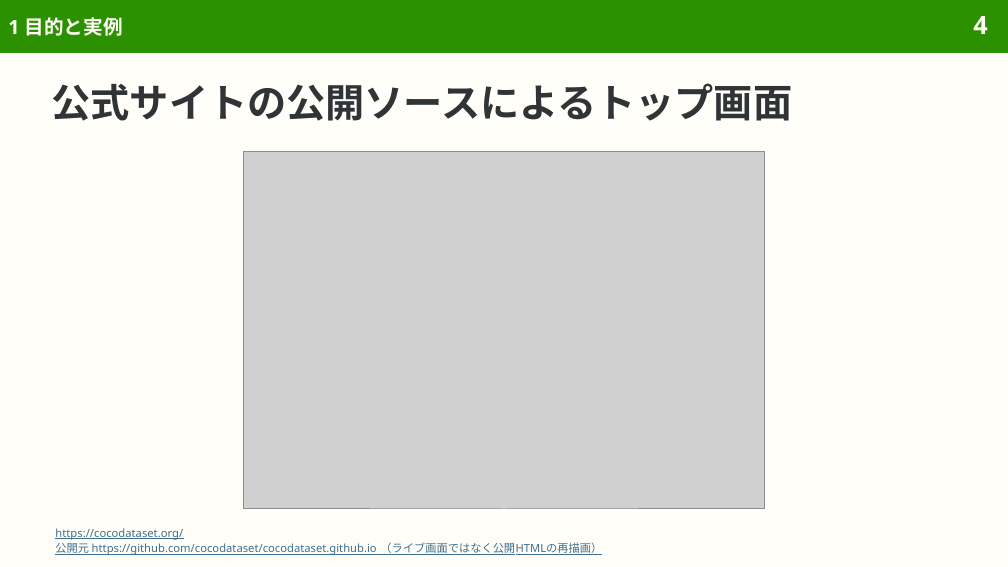
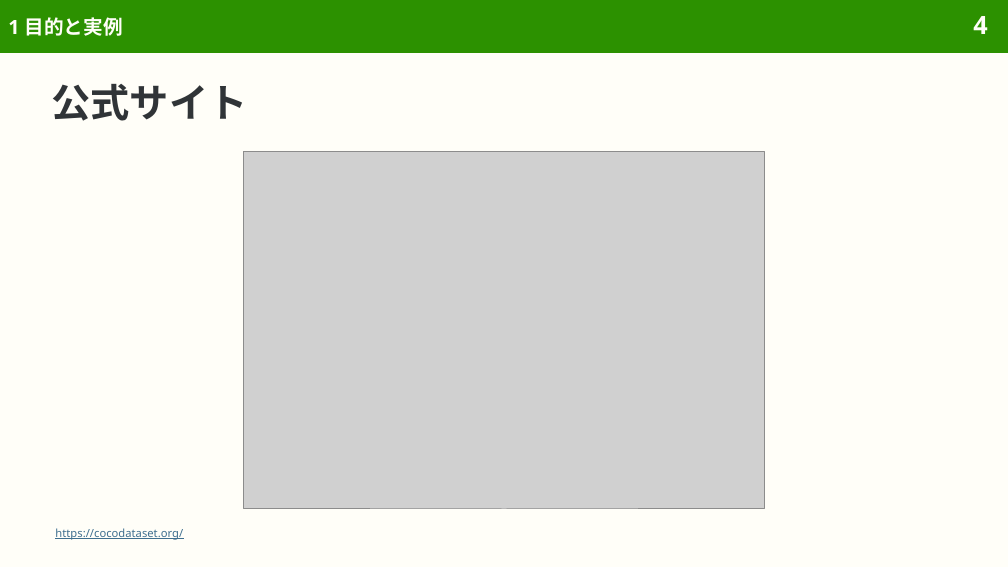
Before and after one commit to sasakiy84/datasets-in-10-minutes, a slide deck: slide 4 of slides/datasets-in-10-minutes-coco.pptx. Drawn at 1008x567 pixels with LibreOffice and Linux fonts; fonts in the diff are those of the drawing; grey boxes stand for pictures. Boxes give left, top, right and bottom in pixels: in the first picture for what was removed or moved away, otherwise in the second. Text is boxed around its words. In the diff, an @@ line names an element or a change of style, - is before the commit and + after.

```diff
--- a/slides/datasets-in-10-minutes-coco.pptx
+++ b/slides/datasets-in-10-minutes-coco.pptx
@@ title at (x1=52, y1=84, x2=248, y2=121): text changed @@
-公式サイトの公開ソースによるトップ画面
+公式サイト
@@ text at (x1=55, y1=542, x2=602, y2=555): paragraph removed @@
-公開元 https://github.com/cocodataset/cocodataset.github.io （ライブ画面ではなく公開HTMLの再描画）
```
Also in this commit, not shown: 50 other slides changed, 1 slide added, 3 slides removed, 3 other files.
